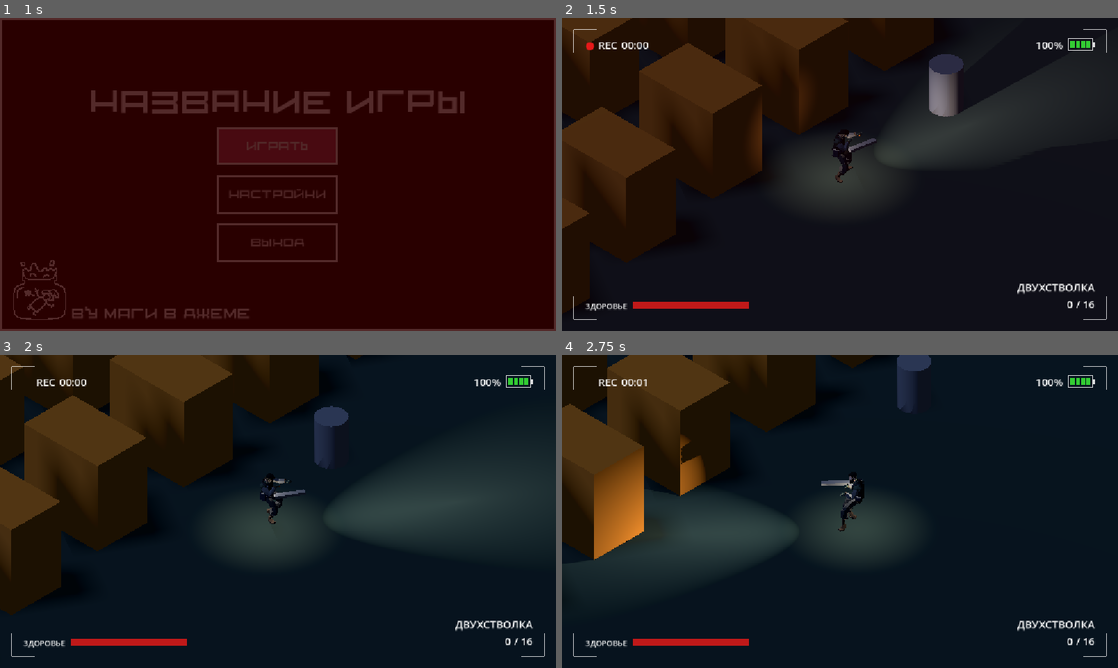
Above: before the commit, frames 1-4 (two rows, left to right).
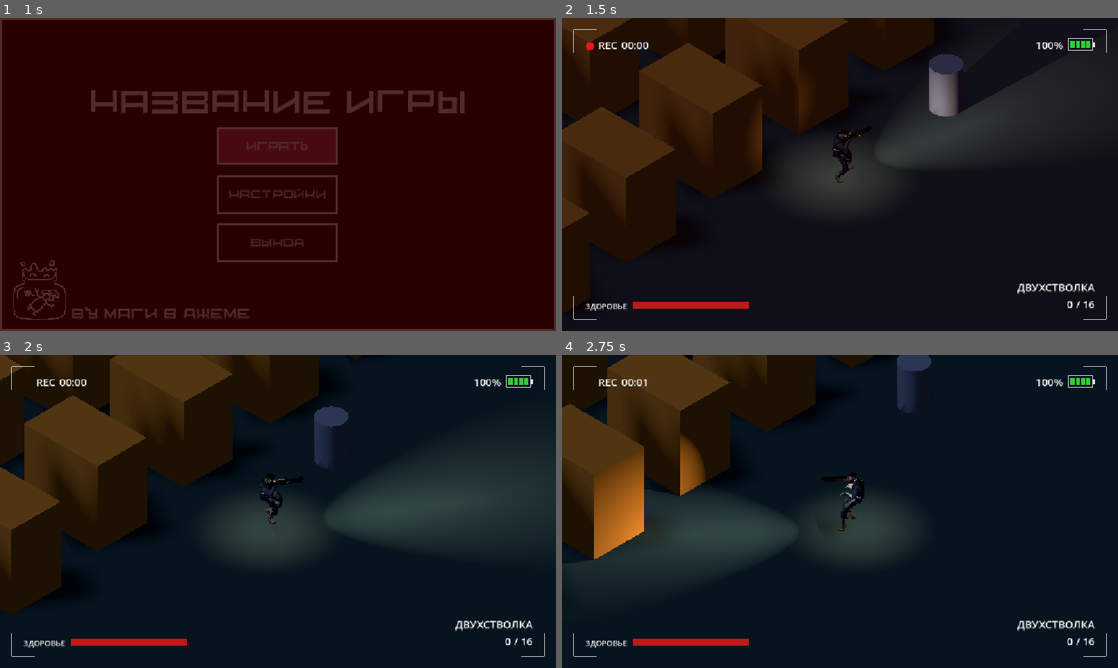
Above: after the commit, the same moments.

Repository: AnckerStudios/the-camera-game
Game: Godot game, scene res://ui/menu/menu.tscn
Two runs of this game, one before a commit and one after it. Both use one fixed random seed, a clock stepped at 60 frames per second and the inputs below.
Inputs (mouse positions are in pixels of both pictures, inside the frame that each line leads up to):
- Up to frame 1 (1 s): click "Играть" at 0.5 s
- Up to frame 2 (1.5 s): move the mouse to (962, 158) at 1.27 s; hold D (move_right) from 1.28 s (still down); hold Right mouse button (alt_fire) from 1.28 s (still down)
- Up to frame 3 (2 s): keep holding D (move_right); keep holding Right mouse button (alt_fire); tap Space (jump) at 1.52 s
- Up to frame 4 (2.75 s): move the mouse to (728, 527) at 2.02 s; release D (move_right) at 2.03 s; release Right mouse button (alt_fire) at 2.03 s; hold S (move_backward) from 2.03 s (still down); tap Shift (dash) at 2.1 s; tap Space (jump) at 2.27 s

Frame 1 is identical in both runs. In frame 2, 0.1% of the frame differs, in the area x 50-57%, y 36-44%; in frame 3, 0.1%; in frame 4, 0.3%, in the area x 21-54%, y 27-42%.

Commit message:
add kal shootgun model

Diff:
--- a/gamelogic/weapon/weapon_double_shotgun.tscn
+++ b/gamelogic/weapon/weapon_double_shotgun.tscn
@@ -1,9 +1,7 @@
 [gd_scene format=3 uid="uid://cf044qdp2v615"]
 
 [ext_resource type="Script" path="res://gamelogic/weapon/firearm.gd" id="1_firearm"]
-
-[sub_resource type="BoxMesh" id="BoxMesh_barrels"]
-size = Vector3(0.16, 0.08, 0.9)
+[ext_resource type="PackedScene" uid="uid://do5npr5ry1lsy" path="res://resources/model/weapons/kal_shootgun.glb" id="2_model"]
 
 [node name="WeaponDoubleShotgun" type="Node3D" unique_id=360883226]
 script = ExtResource("1_firearm")
@@ -18,12 +16,11 @@
 reserve_ammo = 16
 reload_time = 1.6
 
-[node name="Model" type="MeshInstance3D" parent="."]
-transform = Transform3D(1, 0, 0, 0, 1, 0, 0, 0, 1, 0, 0, -0.45)
-mesh = SubResource("BoxMesh_barrels")
+[node name="Model" parent="." instance=ExtResource("2_model")]
+transform = Transform3D(0.25, 0, 0, 0, 0.25, 0, 0, 0, 0.25, -0.51, -0.56, -0.3)
 
 [node name="Muzzle" type="Marker3D" parent="."]
-transform = Transform3D(1, 0, 0, 0, 1, 0, 0, 0, 1, 0, 0, -0.95)
+transform = Transform3D(1, 0, 0, 0, 1, 0, 0, 0, 1, -0.22, 0.32, -0.95)
 
 [node name="Flash" type="OmniLight3D" parent="Muzzle"]
 light_color = Color(1, 0.8, 0.5, 1)
Binary file added: resources/model/weapons/kal_shootgun.glb
Not shown, added: resources/model/weapons/kal_shootgun.glb.import
